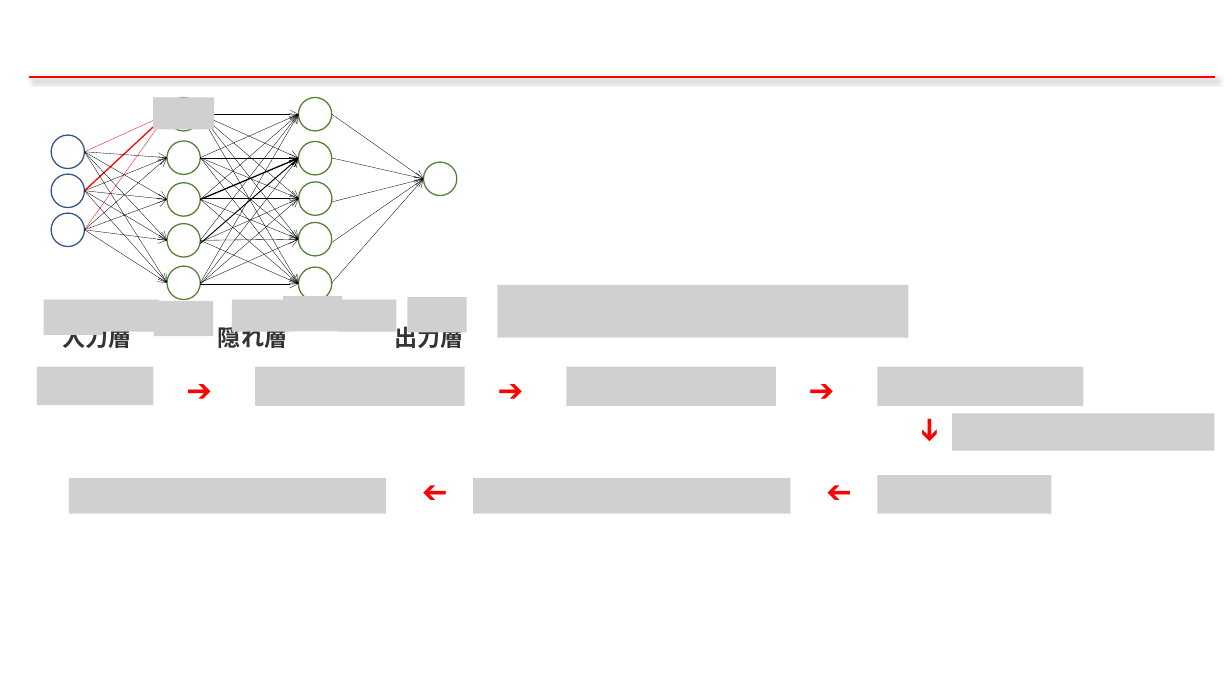
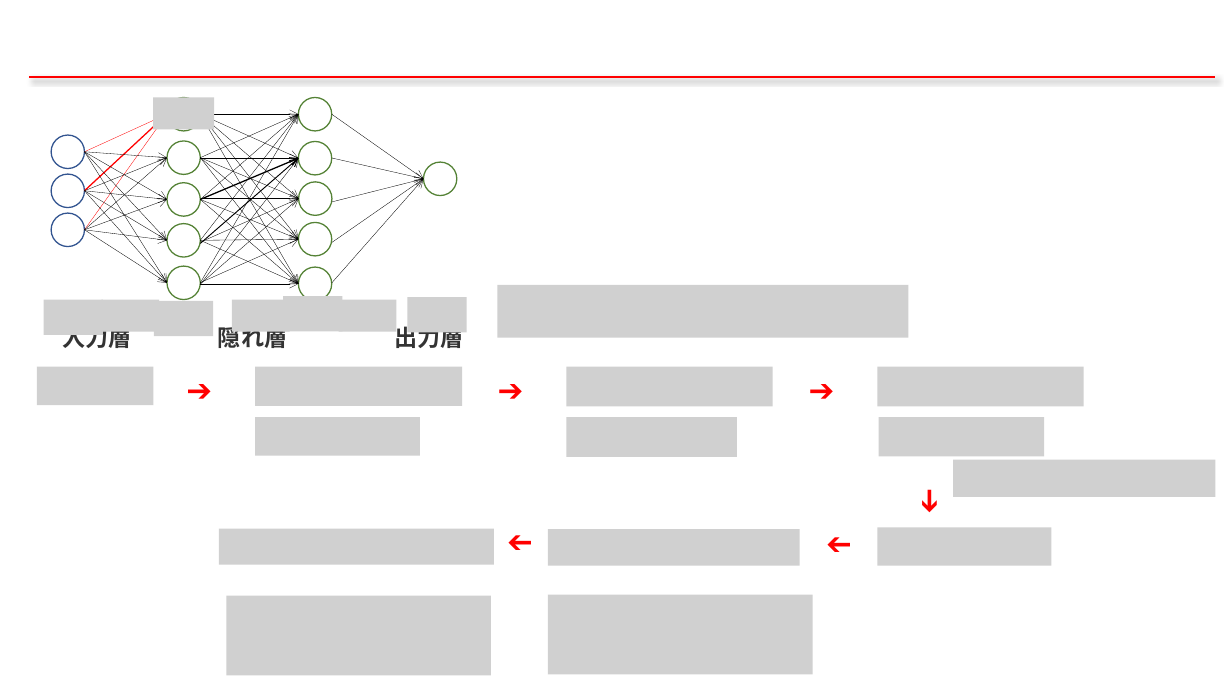
Before and after one commit to qqinxl2015/machine-learning-basic, a slide deck: slide 18 of _ML_01_NN.pptx. Drawn at 1232x693 pixels with LibreOffice and Linux fonts; fonts in the diff are those of the drawing; grey boxes stand for pictures. Boxes give left, top, right and bottom in pixels: in the first picture for what was removed or moved away, otherwise in the second. Text is boxed around its words. In the diff, an @@ line names an element or a change of style, - is before the commit and + after.

Commit message:
ppt

```diff
--- a/_ML_01_NN.pptx
+++ b/_ML_01_NN.pptx
@@ picture added at (255,417,420,456) @@
@@ picture added at (567,417,738,457) @@
@@ picture added at (879,417,1044,456) @@
@@ picture removed at (952,413,1214,450) @@
@@ picture removed at (69,478,386,514) @@
@@ picture removed at (473,478,790,514) @@
@@ picture removed at (878,475,1052,514) @@
@@ picture added at (953,459,1215,496) @@
@@ text "➔": place and size @@
-text "➔" at (909,408,955,461)
+text "➔" at (909,480,955,533)
@@ picture added at (219,529,494,565) @@
@@ text "➔": place and size @@
-text "➔" at (403,472,457,518)
+text "➔" at (488,522,542,568)
@@ picture added at (548,530,799,567) @@
@@ text "➔": place and size @@
-text "➔" at (807,472,860,518)
+text "➔" at (807,524,860,570)
@@ picture added at (878,528,1052,567) @@
@@ picture added at (226,596,491,677) @@
@@ picture added at (548,594,812,675) @@
```
Also in this commit, not shown: 3 other slides changed, 1 slide added, 1 other file.
